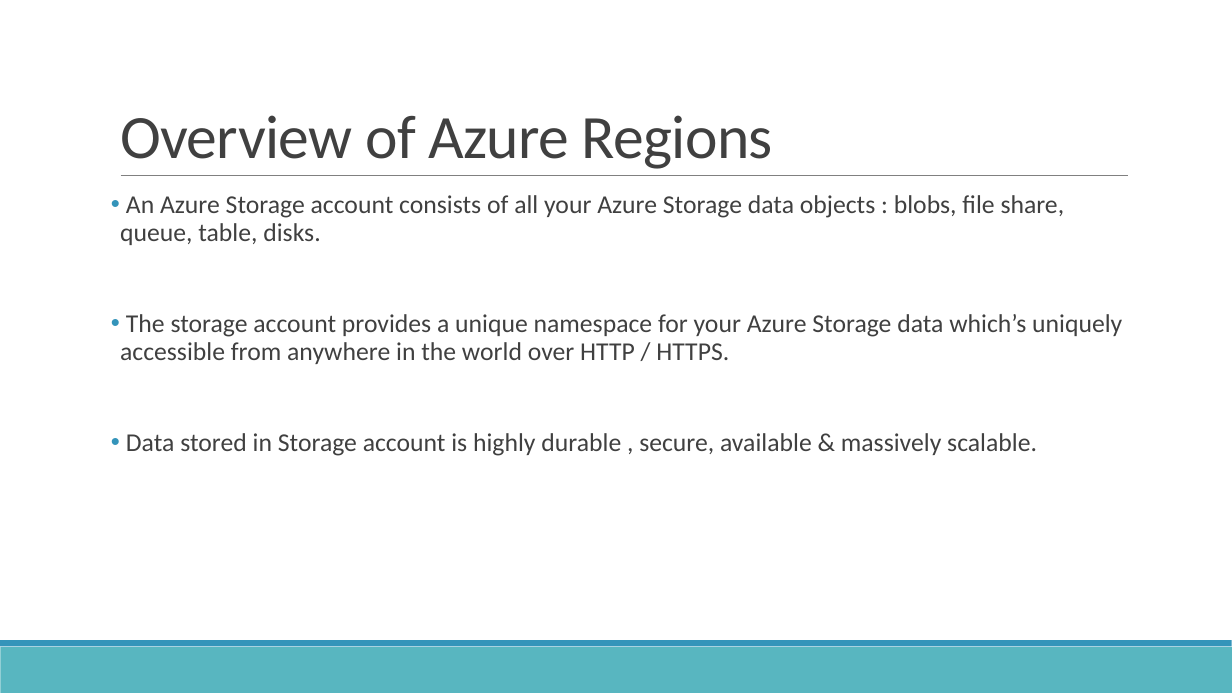
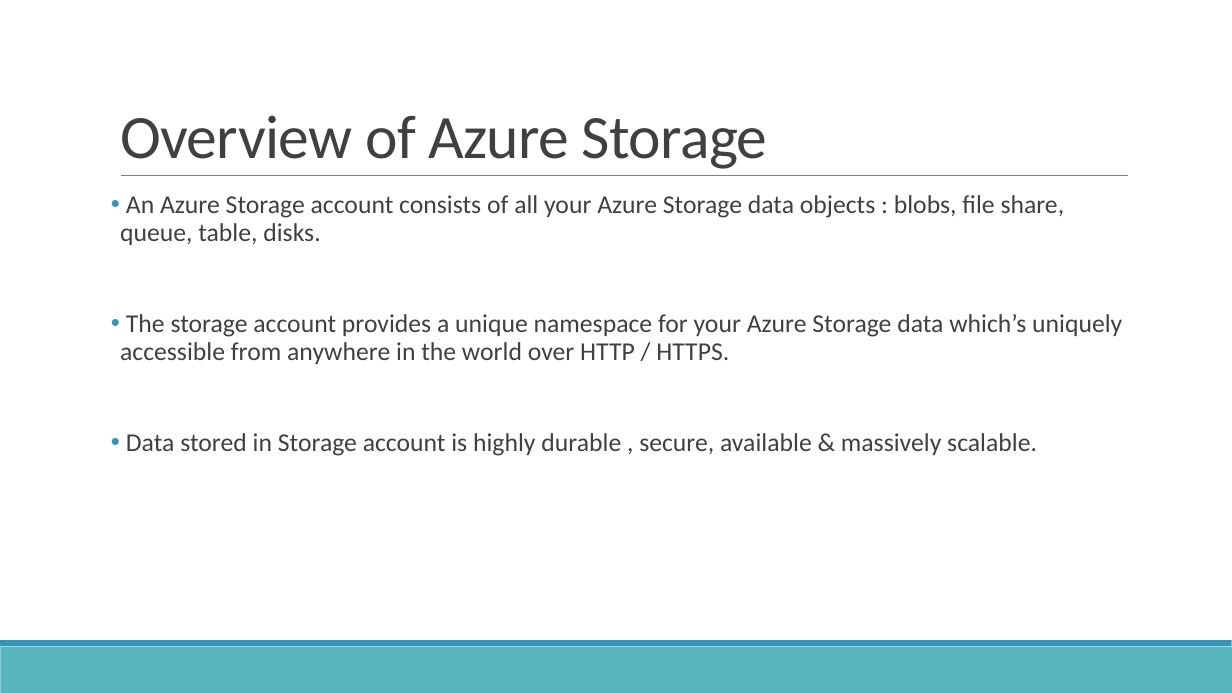
Before and after one commit to imcuteani/Azure_Big_Data_Training, a slide deck: slide 25 of Slides/Cloud Computing Fundamentals.pptx (slide 18 before the commit). Drawn at 1232x693 pixels with LibreOffice and Linux fonts; fonts in the diff are those of the drawing. Boxes give left, top, right and bottom in pixels: in the first picture for what was removed or moved away, otherwise in the second. Text is boxed around its words. In the diff, an @@ line names an element or a change of style, - is before the commit and + after.

```diff
--- a/Slides/Cloud Computing Fundamentals.pptx
+++ b/Slides/Cloud Computing Fundamentals.pptx
@@ title at [120,115,768,169]: text changed @@
-Overview of Azure Regions
+Overview of Azure Storage
```
Also in this commit, not shown: 4 slides added, 2 other files.
